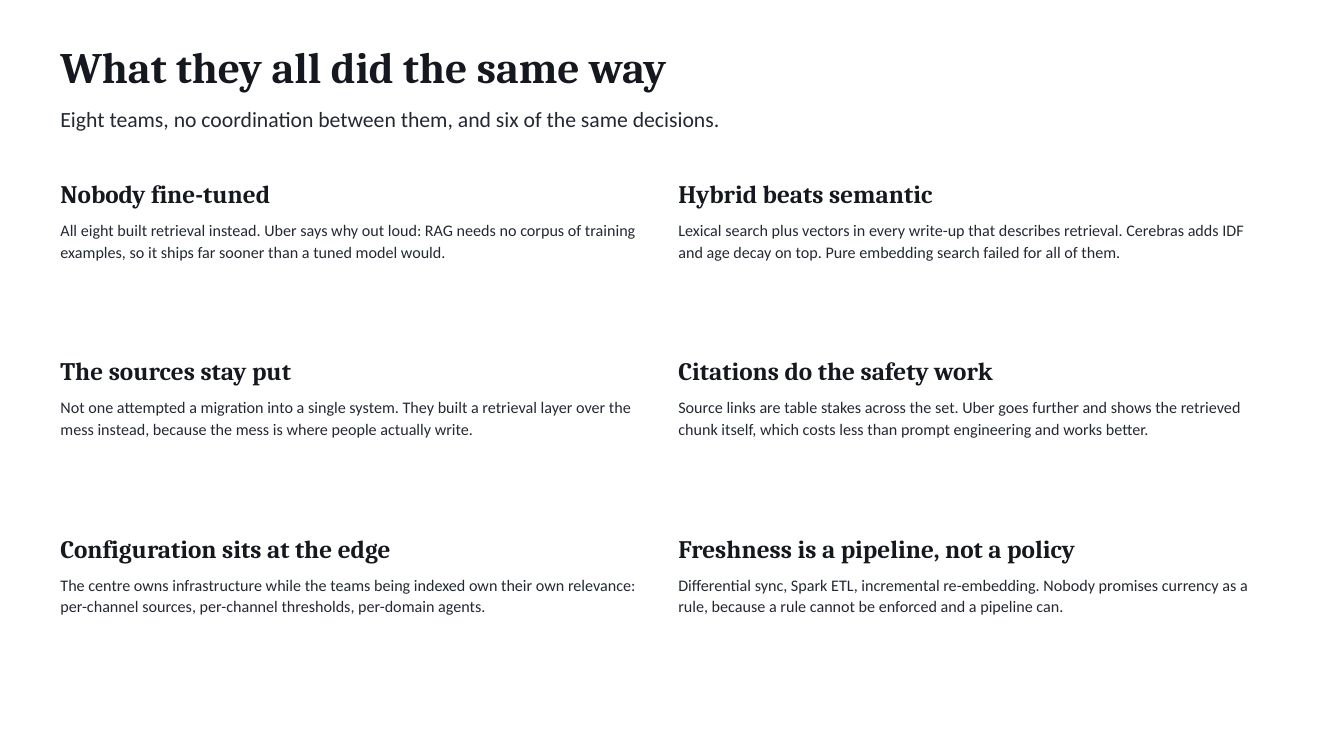
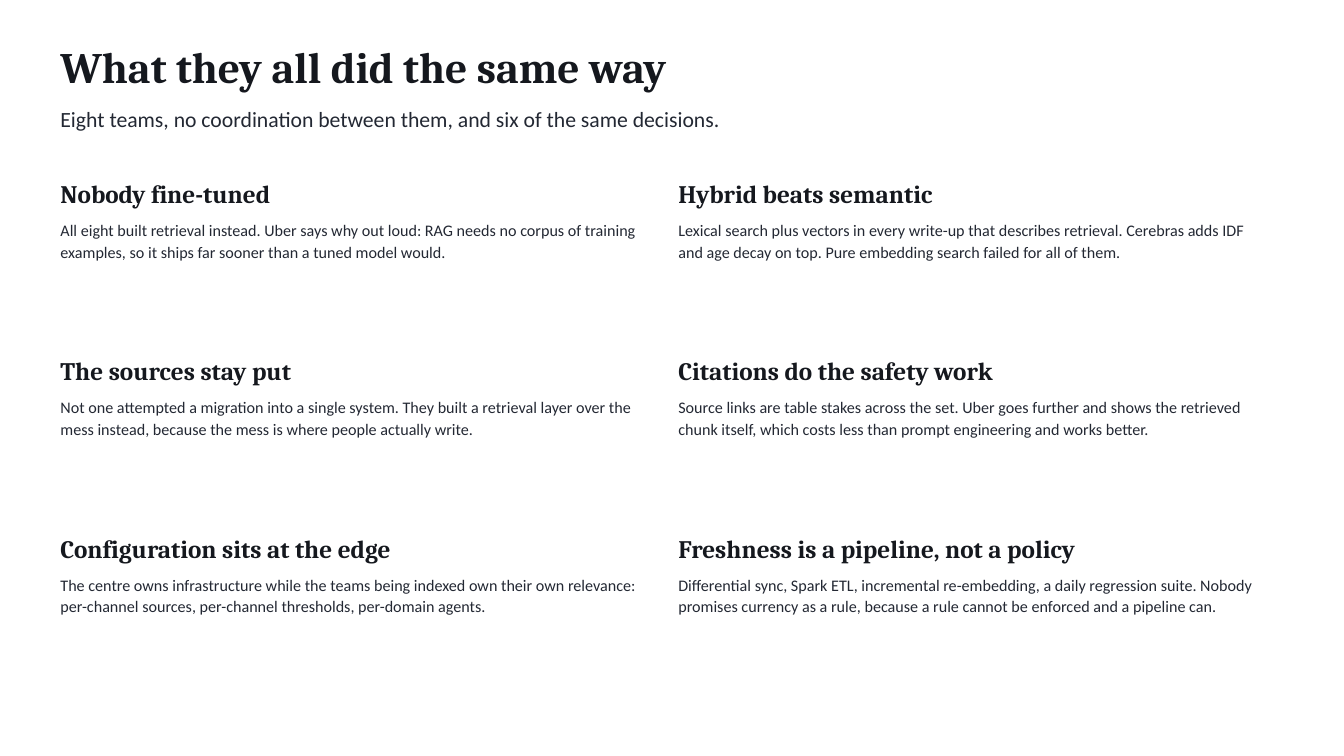
Before and after one commit to chntnm/companywiki, a slide deck: slide 19 of Internal-Knowledge-Bases-Prior-Art-v2.pptx. Drawn at 1344x756 pixels with LibreOffice and Linux fonts; fonts in the diff are those of the drawing. Boxes give left, top, right and bottom in pixels: in the first picture for what was removed or moved away, otherwise in the second. Text is boxed around its words. In the diff, an @@ line names an element or a change of style, - is before the commit and + after.

```diff
--- a/Internal-Knowledge-Bases-Prior-Art-v2.pptx
+++ b/Internal-Knowledge-Bases-Prior-Art-v2.pptx
@@ text at [678,579,1252,615]: text changed @@
-Differential sync, Spark ETL, incremental re-embedding. Nobody promises currency as a rule, because a rule cannot be enforced and a pipeline can.
+Differential sync, Spark ETL, incremental re-embedding, a daily regression suite. Nobody promises currency as a rule, because a rule cannot be enforced and a pipeline can.
```
Also in this commit, not shown: 7 other slides changed, 3 other files.
